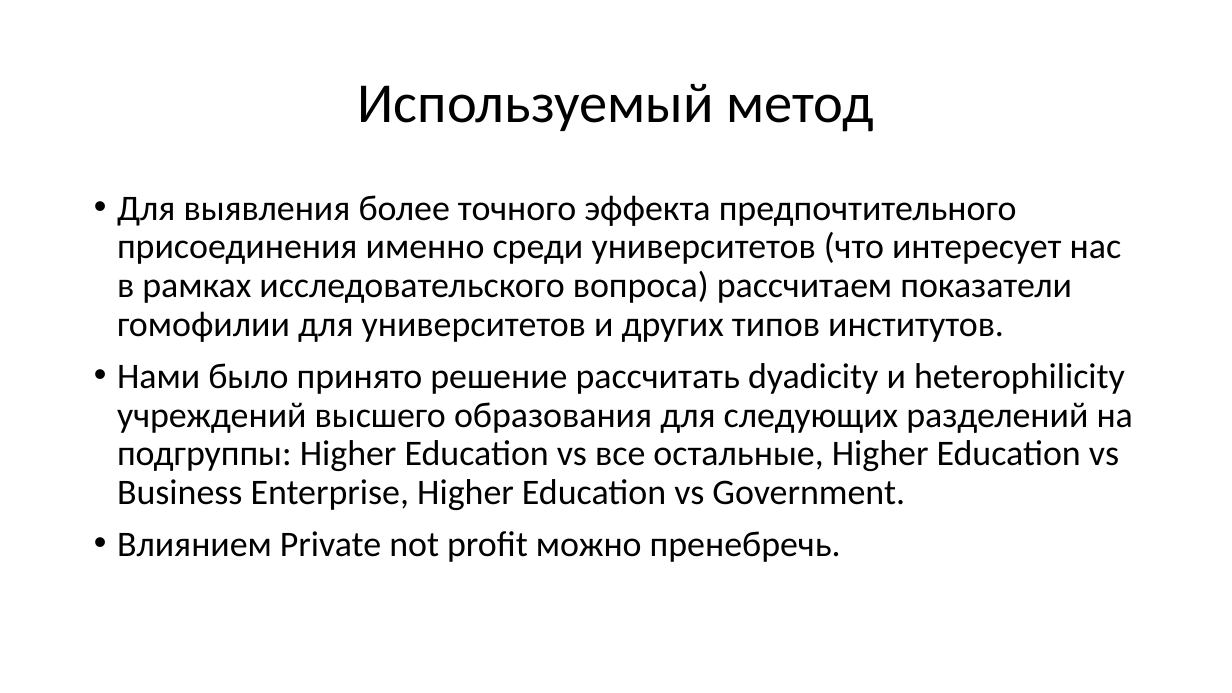
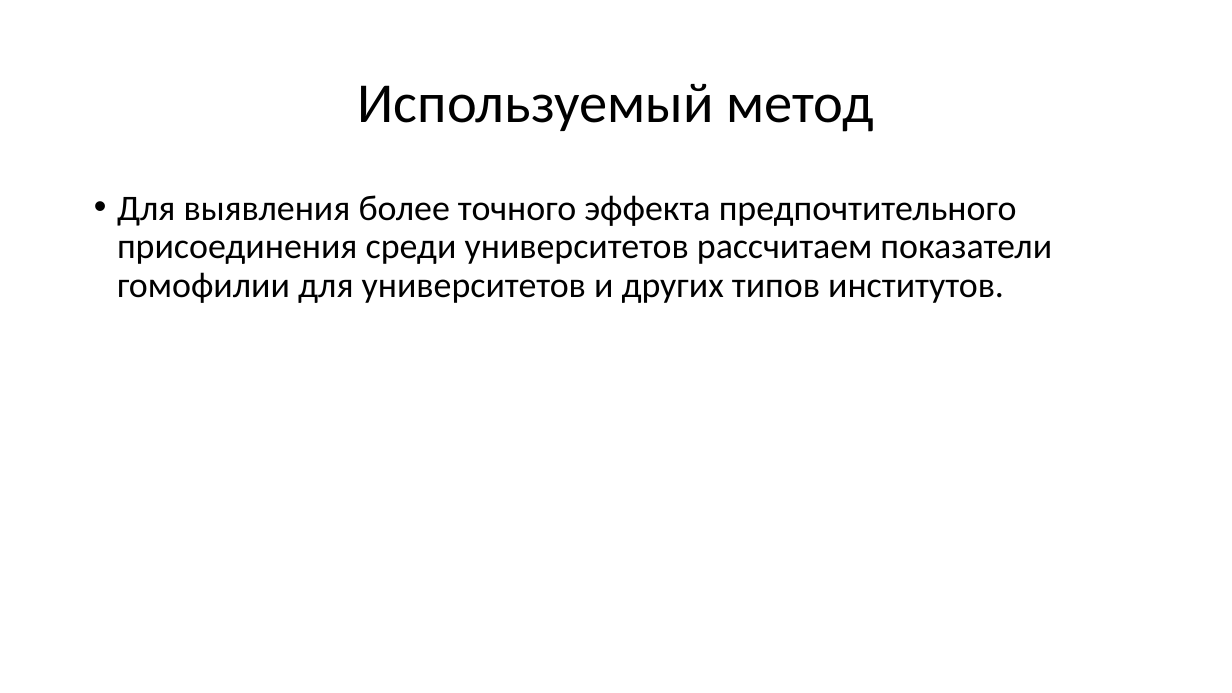
Before and after one commit to justniks/RProjects_EF, a slide deck: slide 25 of Networks/Issledovanie_nauchnogo_sotrudnichestva_v_Novoy_Zelandii.pptx (slide 26 before the commit). Drawn at 1232x693 pixels with LibreOffice and Linux fonts; fonts in the diff are those of the drawing. Boxes give left, top, right and bottom in pixels: in the first picture for what was removed or moved away, otherwise in the second. Text is boxed around its words. In the diff, an @@ line names an element or a change of style, - is before the commit and + after.

```diff
--- a/Networks/Issledovanie_nauchnogo_sotrudnichestva_v_Novoy_Zelandii.pptx
+++ b/Networks/Issledovanie_nauchnogo_sotrudnichestva_v_Novoy_Zelandii.pptx
@@ text at bbox=[117, 195, 1052, 303]: text changed @@
-• Для выявления более точного эффекта предпочтительного присоединения именно среди университетов (что интересует нас в рамках исследовательского вопроса) рассчитаем показатели гомофилии для университетов и других типов институтов.
-• Нами было принято решение рассчитать dyadicity и heterophilicity учреждений высшего образования для следующих разделений на подгруппы: Higher Education vs все остальные, Higher Education vs Business Enterprise, Higher Education vs Government.
-• Влиянием Private not profit можно пренебречь.
+• Для выявления более точного эффекта предпочтительного присоединения среди университетов рассчитаем показатели гомофилии для университетов и других типов институтов.
```
Also in this commit, not shown: 7 other slides changed, 1 slide removed, 1 other file.
